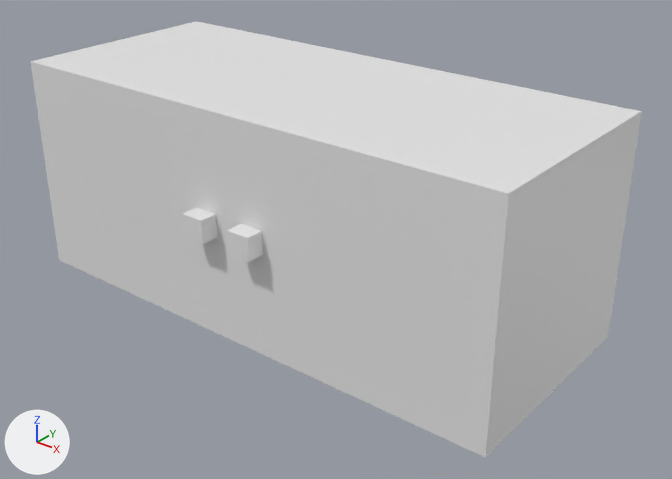
An edit to the FBX model Assets/Models/Office/taula_impresora.FBX, drawn before and after from the same camera.
Both versions are drawn from a camera (50 mm lens) standing at (1.363, -1.911, 1.582) and looking at (-0.353, 0.234, 0.252). Arrows for +X, +Y and +Z are at lower left; the lights stay in place. Where no turn or scale is listed for an object, it has been applied to the vertices.
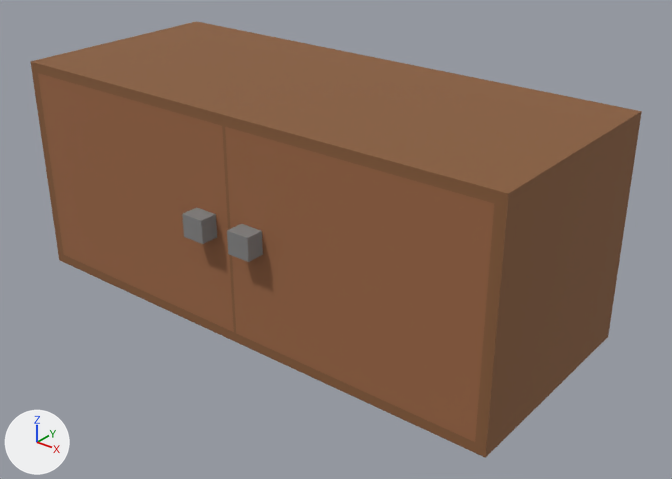
The newer file is also turned or shifted as a whole; pictures and numbers use the older file's frame.

Changed parts and their boxes (x1, y1, x2, y2) in the pictures (672 x 479 px):
```json
{"part": 1, "of": "me_mesh", "change": "recoloured", "before": [30, 21, 642, 458], "after": [30, 21, 642, 458], "on screen": "white to brown"}
{"part": 2, "of": "me_mesh", "change": "recoloured", "before": [38, 73, 234, 332], "after": [38, 73, 234, 332], "on screen": "grey to brown"}
{"part": 3, "of": "me_mesh", "change": "recoloured", "before": [225, 127, 494, 442], "after": [225, 127, 494, 442], "on screen": "grey to brown"}
{"part": 4, "of": "me_mesh", "change": "recoloured", "before": [182, 208, 263, 262], "after": [182, 208, 263, 262]}
```

Edits to the scene script, one JSON object a line:
```json
{"op": "add", "block": "mat_portes", "code": ["mat_portes = principled_material('portes')", "mat_portes.base_color = (0.337, 0.137, 0.0588)  # brown #9d6745", "mat_portes.roughness = 0.859"]}
{"op": "add", "block": "mat_03___default", "code": ["mat_03___default = principled_material('03 - Default')", "mat_03___default.base_color = (0.231, 0.231, 0.231)  # grey #848484", "mat_03___default.roughness = 0.859"]}
{"op": "add", "block": "mat_voltant", "code": ["mat_voltant = principled_material('voltant')", "mat_voltant.base_color = (0.251, 0.11, 0.0431)  # brown #895d3b", "mat_voltant.roughness = 0.859"]}
{"block": "me_mesh", "where": "me_mesh.from_pydata(...)  # 42 vertices, 36 faces; spans x -0.91..0.91, y -0.41..0.41, z -0.38..0.38"}
{"block": "me_mesh", "where": "# used by ob_box002; location = (-0.466, 0.218, 0.373)"}
{"block": "me_mesh", "change": "me_mesh part 1: 22 of the faces centred in x -0.91..0.91, y -0.35..0.41, z -0.38..0.38 switch from no material to mat_voltant (brown #895d3b)"}
{"block": "me_mesh", "change": "me_mesh part 2: the 1 face centred in x -0.44, y -0.35, z 0.0 switches from no material to mat_portes (brown #9d6845)"}
{"block": "me_mesh", "change": "me_mesh part 3: the 1 face centred in x 0.44, y -0.35, z 0.0 switches from no material to mat_portes (brown #9d6845)"}
{"block": "me_mesh", "change": "me_mesh part 4: 12 of the faces centred in x -0.14..0.13, y -0.41..-0.35, z -0.02..0.05 switch from no material to mat_03___default (grey #848484)"}
{"op": "add", "block": "me_mesh", "code": "me_mesh.materials.append(mat_portes)  # brown #9d6745"}
```
